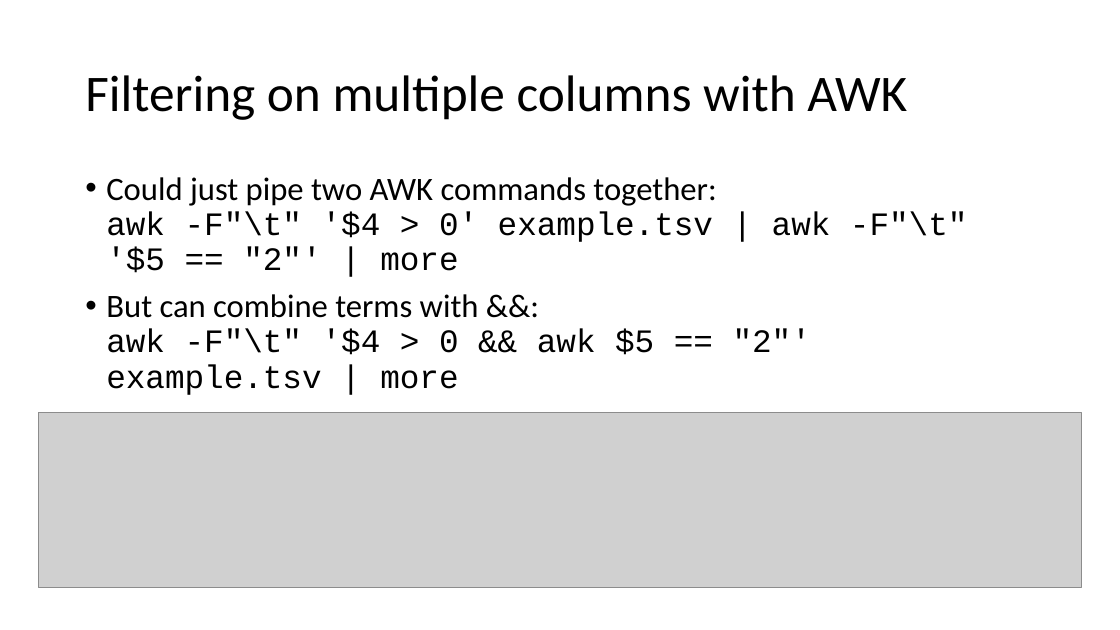
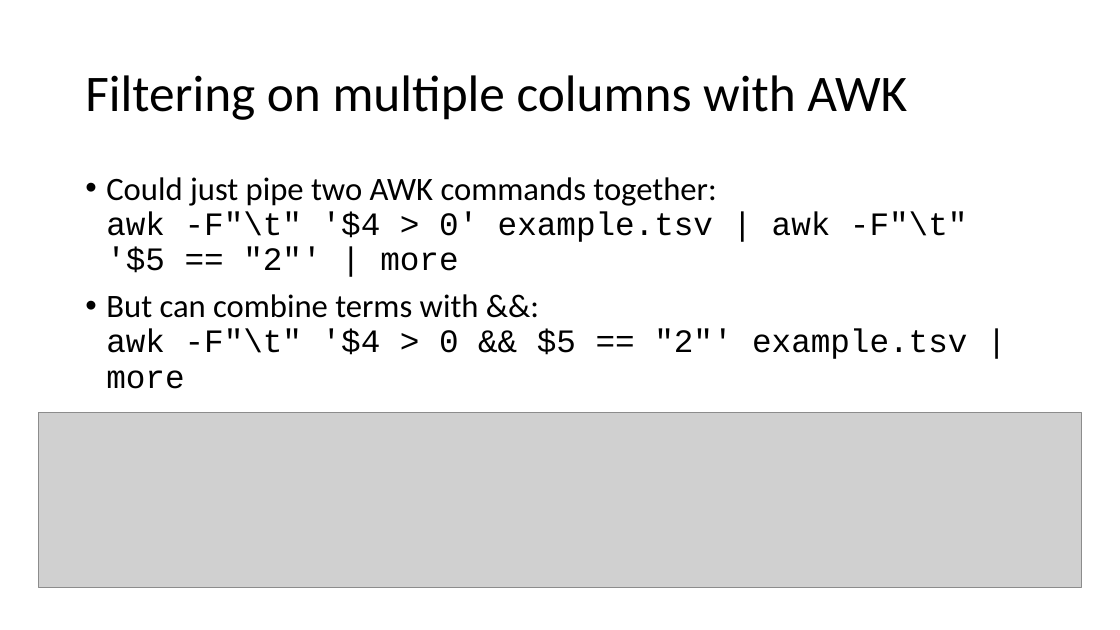
Before and after one commit to richysix/funcgen2019, a slide deck: slide 14 of downloads/command-line.pptx. Drawn at 1120x630 pixels with LibreOffice and Linux fonts; fonts in the diff are those of the drawing; grey boxes stand for pictures. Boxes give left, top, right and bottom in pixels: in the first picture for what was removed or moved away, otherwise in the second. Text is boxed around its words. In the diff, an @@ line names an element or a change of style, - is before the commit and + after.

```diff
--- a/downloads/command-line.pptx
+++ b/downloads/command-line.pptx
@@ text at [106, 294, 967, 389]: text changed @@
-• But can combine terms with &&:
-  awk -F"\t" '$4 > 0 && awk $5 == "2"' example.tsv | more
+• But can combine terms with &&:
+  awk -F"\t" '$4 > 0 && $5 == "2"' example.tsv | more
```
Also in this commit, not shown: 1 other file.
